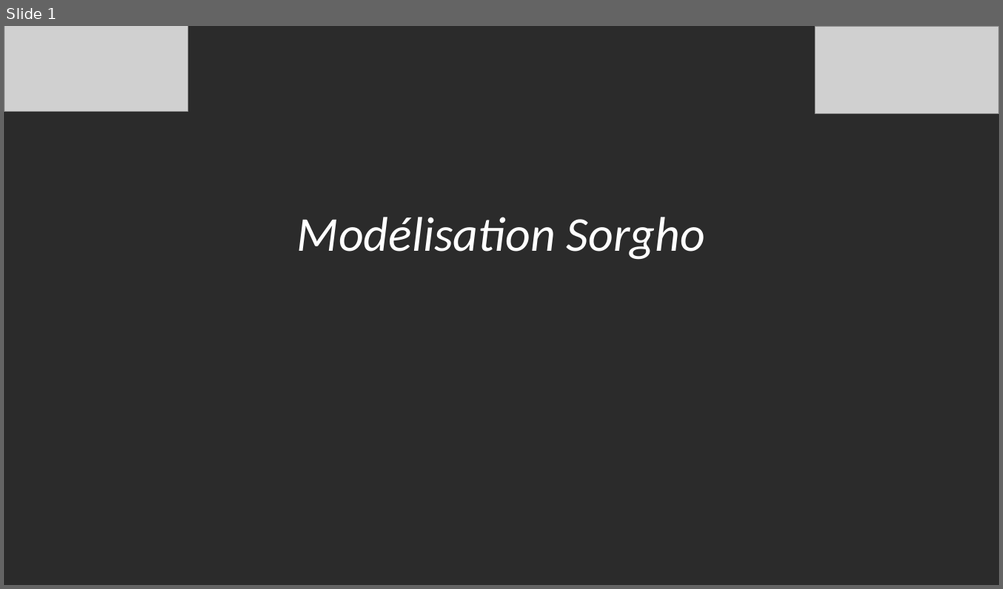
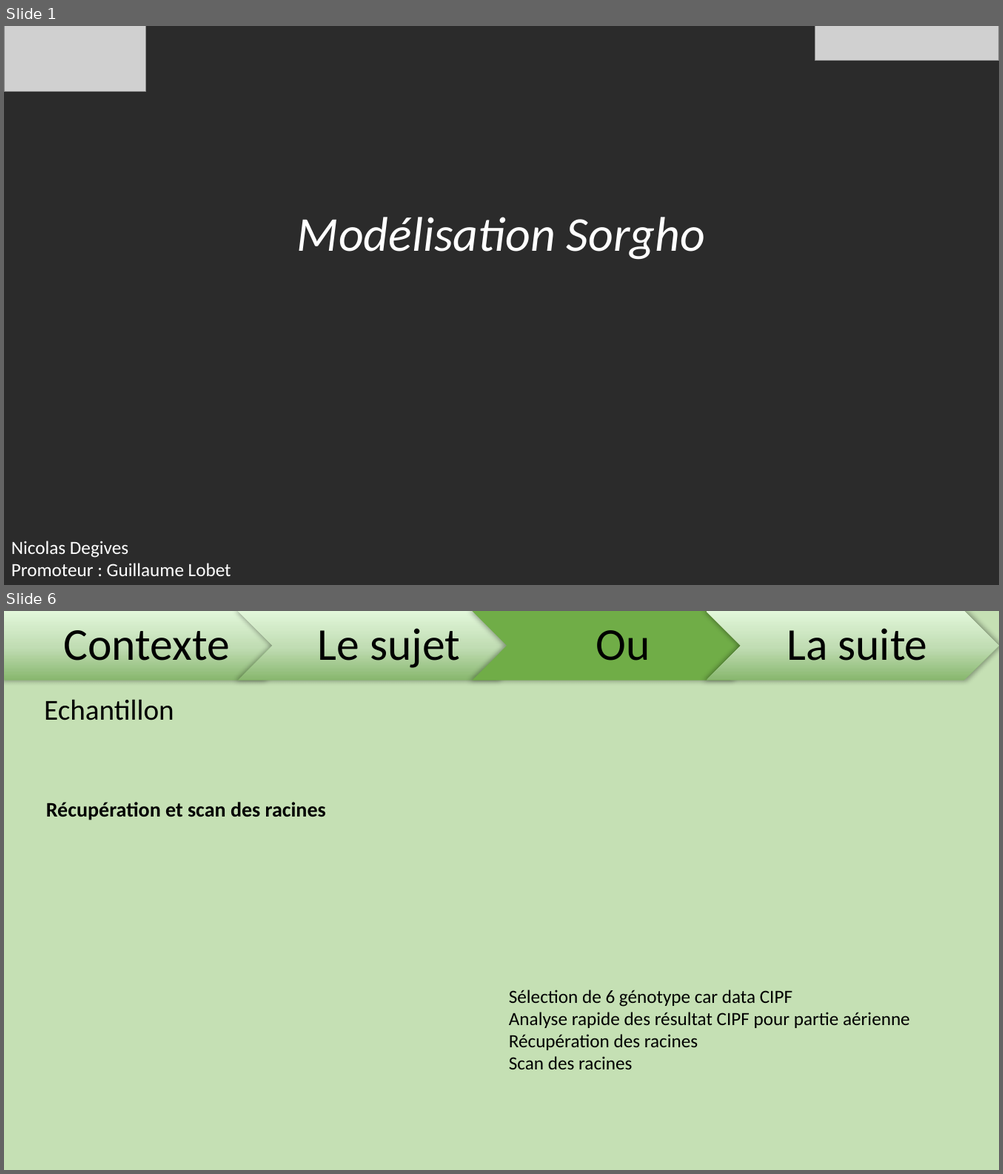
Before and after one commit to ndegives/LBIRA2200-memoire, a slide deck: Séminaire .pptx. Shown one above the other, each under a label of ours: slide 1 before the commit, slides 1 and 6 after it; the slides between them are not shown. The pictures are 1003x589 and 1003x1174 pixels, drawn with LibreOffice and Linux fonts; fonts in the diff are those of the drawing; grey boxes stand for pictures; background and template pictures are left out; a plain dark background stands for a picture behind light text. Boxes give left, top, right and bottom in pixels: in the first picture for what was removed or moved away, otherwise in the second. Text is boxed around its words. In the diff, an @@ line names an element or a change of style, - is before the commit and + after.

```diff
--- a/Séminaire .pptx
+++ b/Séminaire .pptx
@@ slide 6 added at <box>4,611,999,1170</box>, background #C5E0B4 @@
@@ group added at <box>4,611,999,681</box>: 4 texts, 3 chevrons, 1 pentagon arrow @@
+Contexte
+Le sujet
+Ou
+La suite
@@ title added at <box>44,699,174,721</box>, 28 pt, text #000000 @@
+Echantillon
@@ text added at <box>46,802,326,820</box>, 20 pt, text #000000, bold @@
+Récupération et scan des racines
@@ text added at <box>509,990,910,1070</box>, 18 pt, text #000000 @@
+Sélection de 6 génotype car data CIPF
+Analyse rapide des résultat CIPF pour partie aérienne
+Récupération des racines
+Scan des racines
@@ slide 1 changed as well @@
@@ picture: place and size @@
-picture at <box>4,26,188,112</box>
+picture at <box>4,26,146,92</box>
@@ picture: place and size @@
-picture at <box>815,26,999,114</box>
+picture at <box>815,26,999,60</box>
@@ text added at <box>11,541,231,577</box>, 18 pt, text #FFFFFF @@
+Nicolas Degives
+Promoteur : Guillaume Lobet
```
Also in this commit, not shown: 3 other slides changed, 2 other slides added.
